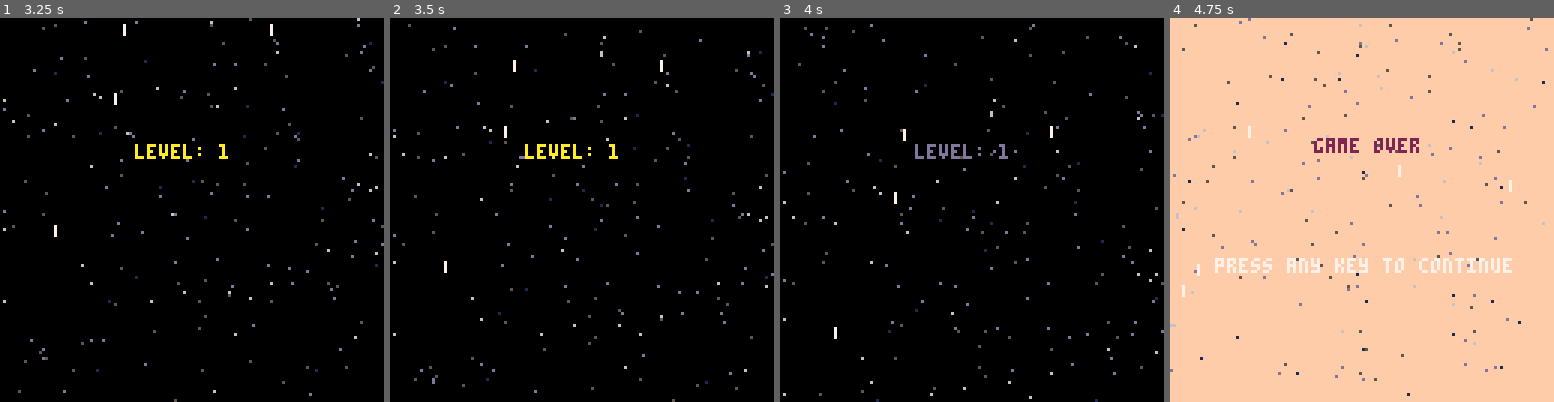
Above: before the commit, frames 1-4 (left to right).
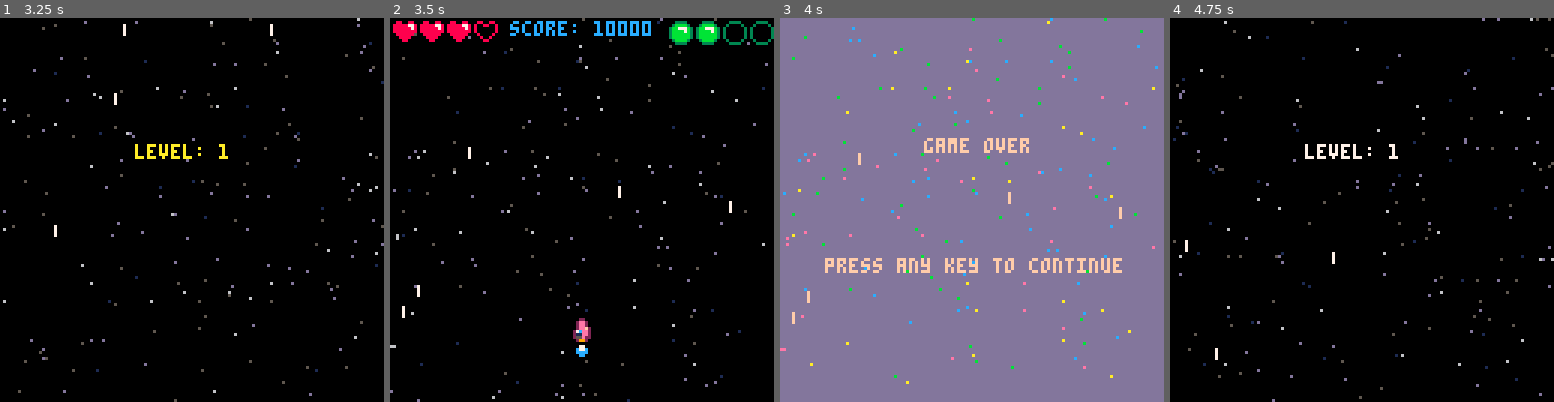
Above: after the commit, the same moments.

Repository: CalebmKopp/shmuptut
Game: PICO-8 cartridge shmup.p8
The game is run twice, just before and just after one commit, with the same random seed, the same clock (stepped at 60 frames per second) and the same inputs.
Inputs:
- Up to frame 1 (3.25 s): tap X (X key) at 0.33, 1.07, 1.85, 2.97 s; tap O (Z key) at 0.7, 1.7, 2.1, 2.5, 2.9 s; hold Right 1.6-2.1 s; hold Up 2.15-2.42 s; hold Right 2.47-3.03 s; hold Left from 3.08 s (still down)
- Up to frame 2 (3.5 s): keep holding Left; tap O (Z key) at 3.3 s
- Up to frame 3 (4 s): release Left at 3.58 s; hold Down 3.63-3.97 s; tap O (Z key) at 3.7 s
- Up to frame 4 (4.75 s): hold Right 4.02-4.68 s; tap X (X key) at 4.08 s; tap O (Z key) at 4.1, 4.5 s; hold Up from 4.73 s (still down)

Frame 1 is identical in both runs. In frame 2, 5.3% of the frame differs, in the area x 0-100%, y 0-100%; in frame 3, 99%; in frame 4, 100%.

Commit message:
function parameters for the sake of pretty

Diff:
--- a/shmup.p8
+++ b/shmup.p8
@@ -79,7 +79,8 @@
 		add(starspd,rnd(1.5)+0.5)
 	end
 end
-function drw_stars()
+function drw_stars(star_cols)
+	star_cols = star_cols or {7,6,13,5,1}
 	for i=1,starcount do
 		--default color, should never
 		--	be rendered
@@ -88,16 +89,16 @@
 		local toofast=false
 
 		if speed > 1.9600 then
-			scolor=7 --white
+			scolor=star_cols[1] --white
 			toofast=true
 		elseif speed > 1.7 then
-			scolor=6 --lightgrey
+			scolor=star_cols[2] --lightgrey
 		elseif speed > 1.2 then
-			scolor=13 --lightblue
+			scolor=star_cols[3] --lightblue
 		elseif speed > 0.7 then
-			scolor=5 --blue
+			scolor=star_cols[4] --blue
 		else
-			scolor=1 --dark blue
+			scolor=star_cols[5] --dark blue
 		end
 
 		-- if the star is too high of speed
@@ -130,8 +131,8 @@
 	end
 end
 
-function blink()
-	local blink_cols={10,10,10,10,10,10,10,10,10,10,10,10,10,7,7,7,7,7,7,7,7,7,13,13,13,13,13,13,13,13,13,13}
+function blink(blink_cols)
+	blink_cols=blink_cols or{10,10,10,10,10,10,10,10,10,10,10,10,10,7,7,7,7,7,7,7,7,7,13,13,13,13,13,13,13,13,13,13}
 	return blink_cols[t%#blink_cols+1]
 end
 -->8
@@ -229,7 +230,7 @@
 function update_level()
 	ani_stars(0.75)
 	levelt+=1
-	if levelt>121 then
+	if levelt>91 then
 		startgame()
 	end
 end
@@ -298,10 +299,10 @@
 end
 
 function draw_over()
-	cls(15)
-	drw_stars()
-	print("game over",48,40,2)
-	print("press any key to continue",15,80,blink())
+	cls(13)
+	drw_stars{15,14,12,11,10}
+	print("game over",48,40,15)
+	print("press any key to continue",15,80,blink{15,15,15,15,15,15,14,14,14,14,14,14,12,12,12,12,12,12,11,11,11,11,11,11,10,10,10,10,10,10})
 end
 __gfx__
 000000000aaaaaa009999990088888800eeeeee00000000000000000000000000000000000000000000000000000000000000000000000000008800000000000
